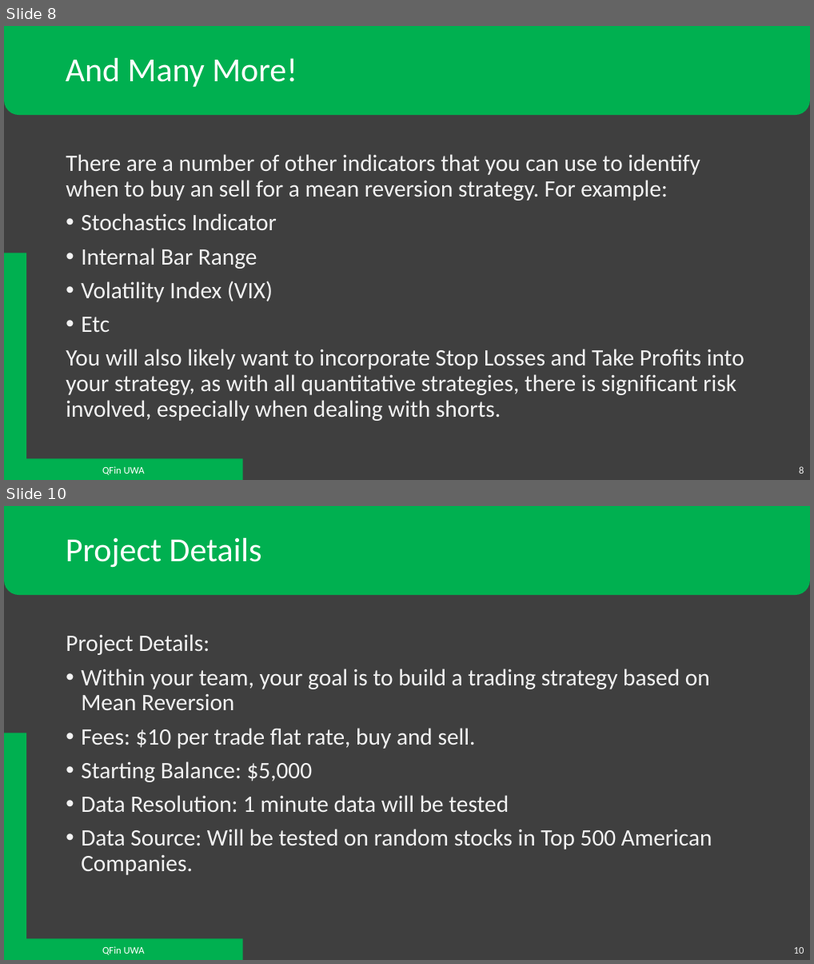
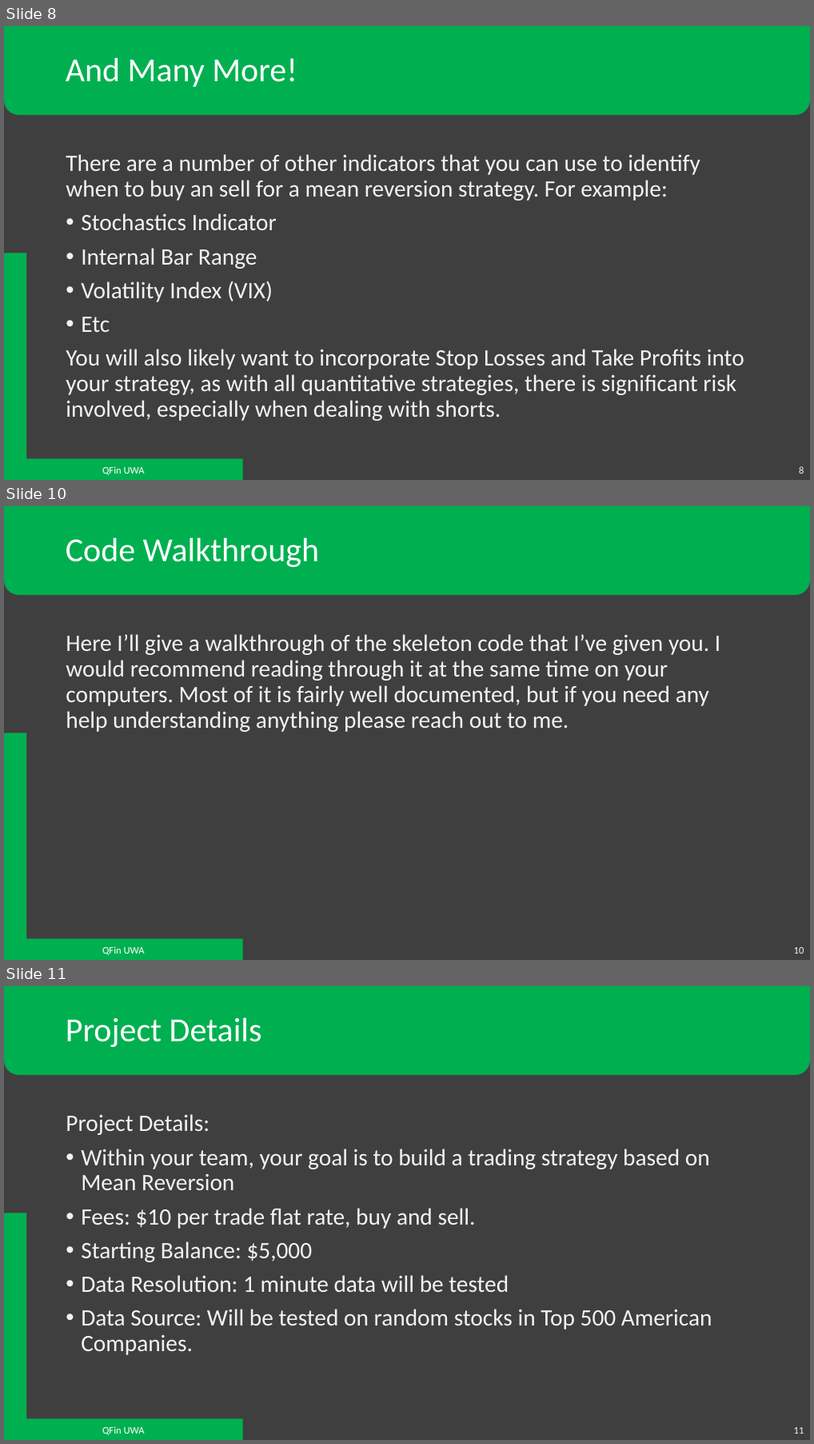
Before and after one commit to QFinUWA/Mean-Reversion-Trading-Team-Project-Semester-1-2022, a slide deck: Mean Reversion - Project Semester 1 2022.pptx. Shown one above the other, each under a label of ours: slides 8 and 10 before the commit, slides 8, 10 and 11 after it; the slides between them are not shown. The pictures are 814x964 and 814x1444 pixels, drawn with LibreOffice and Linux fonts; fonts in the diff are those of the drawing. Boxes give left, top, right and bottom in pixels: in the first picture for what was removed or moved away, otherwise in the second. Text is boxed around its words. In the diff, an @@ line names an element or a change of style, - is before the commit and + after.

```diff
--- a/Mean Reversion - Project Semester 1 2022.pptx
+++ b/Mean Reversion - Project Semester 1 2022.pptx
@@ slide 10 added at (4,506,810,960), background #3F3F3F; not listed: 4 template elements that a slide beside it also shows @@
@@ title added at (66,538,319,568), 40 pt, text #FFFFFF @@
+Code Walkthrough
@@ text added at (66,634,721,732), 28 pt, text #F2F2F2 @@
+Here I’ll give a walkthrough of the skeleton code that I’ve given you. I would recommend reading through it at the same time on your computers. Most of it is fairly well documented, but if you need any help understanding anything please reach out to me.
@@ what was slide 10 is now slide 11 @@
@@ page number at (794,1427,805,1433): text changed @@
-10
+11
```
Also in this commit, not shown: 1 slide changed, 4 other files.
